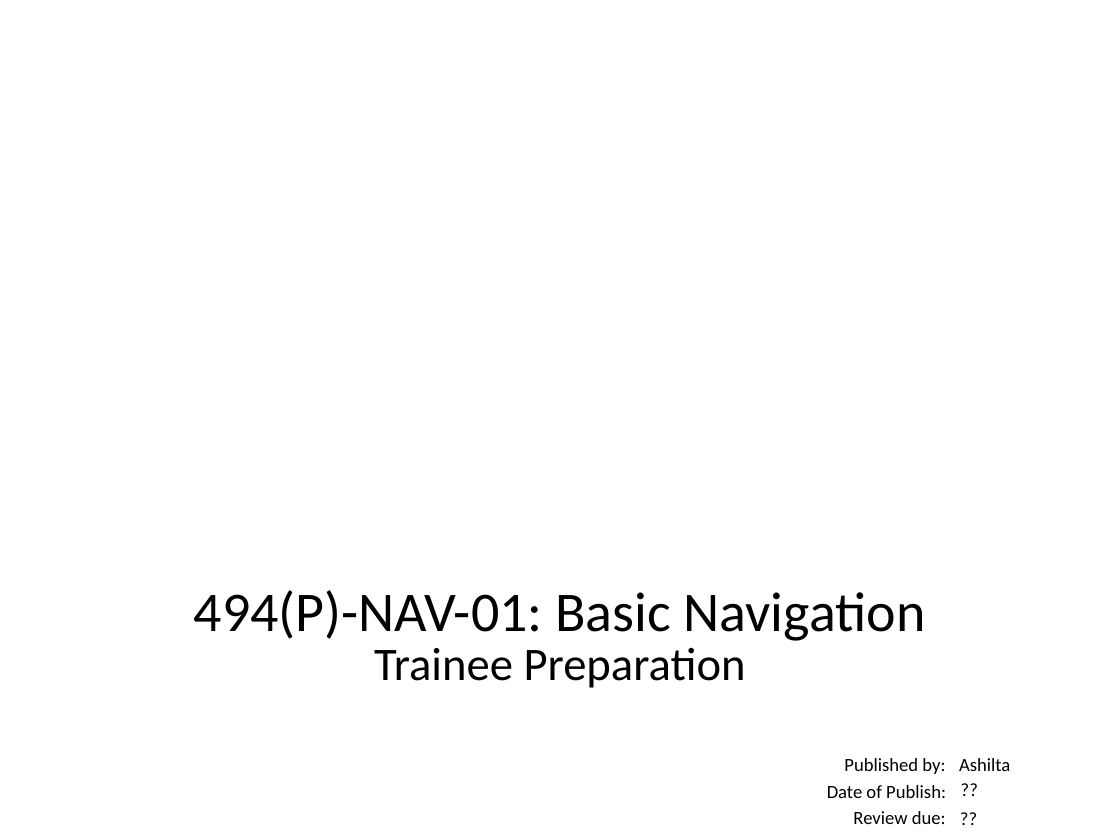
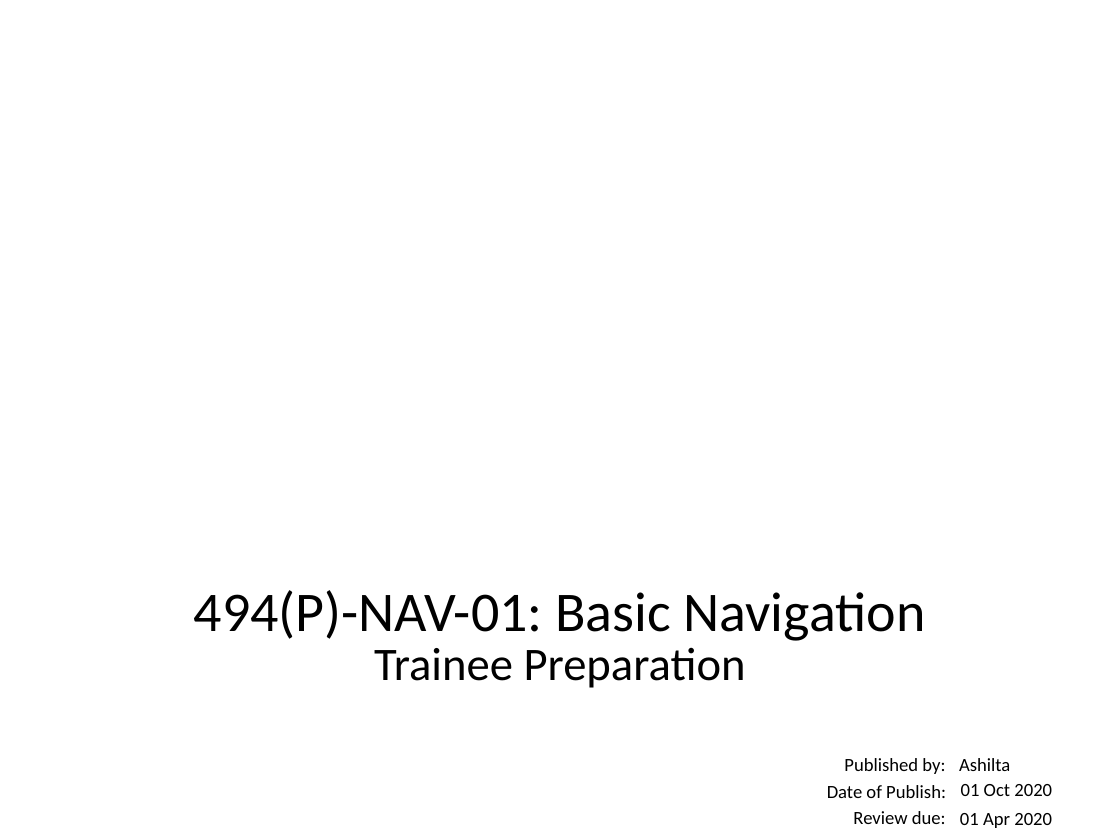
Before and after one commit to 132nd-vWing/132-TRP-494, a slide deck: slide 1 of TRP/NAV/NAV-01/494(P)-NAV-01 - Trainee Presentation.pptx. Drawn at 1120x840 pixels with LibreOffice and Linux fonts; fonts in the diff are those of the drawing; background and template pictures are left out. Boxes give left, top, right and bottom in pixels: in the first picture for what was removed or moved away, otherwise in the second. Text is boxed around its words. In the diff, an @@ line names an element or a change of style, - is before the commit and + after.

```diff
--- a/TRP/NAV/NAV-01/494(P)-NAV-01 - Trainee Presentation.pptx
+++ b/TRP/NAV/NAV-01/494(P)-NAV-01 - Trainee Presentation.pptx
@@ text at (961, 784, 1052, 796): text changed @@
-??
+01 Oct 2020
@@ text at (960, 813, 1052, 828): text changed @@
-??
+01 Apr 2020
```
Also in this commit, not shown: 3 other slides changed, 18 slides added, 3 other files.
